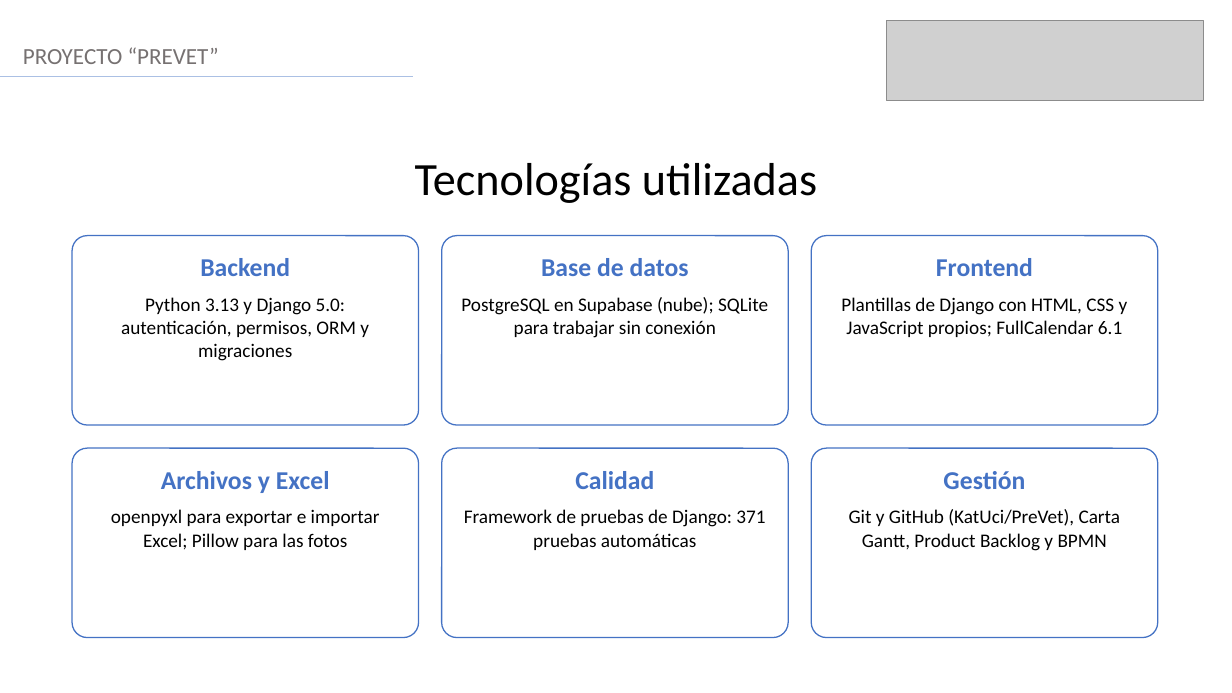
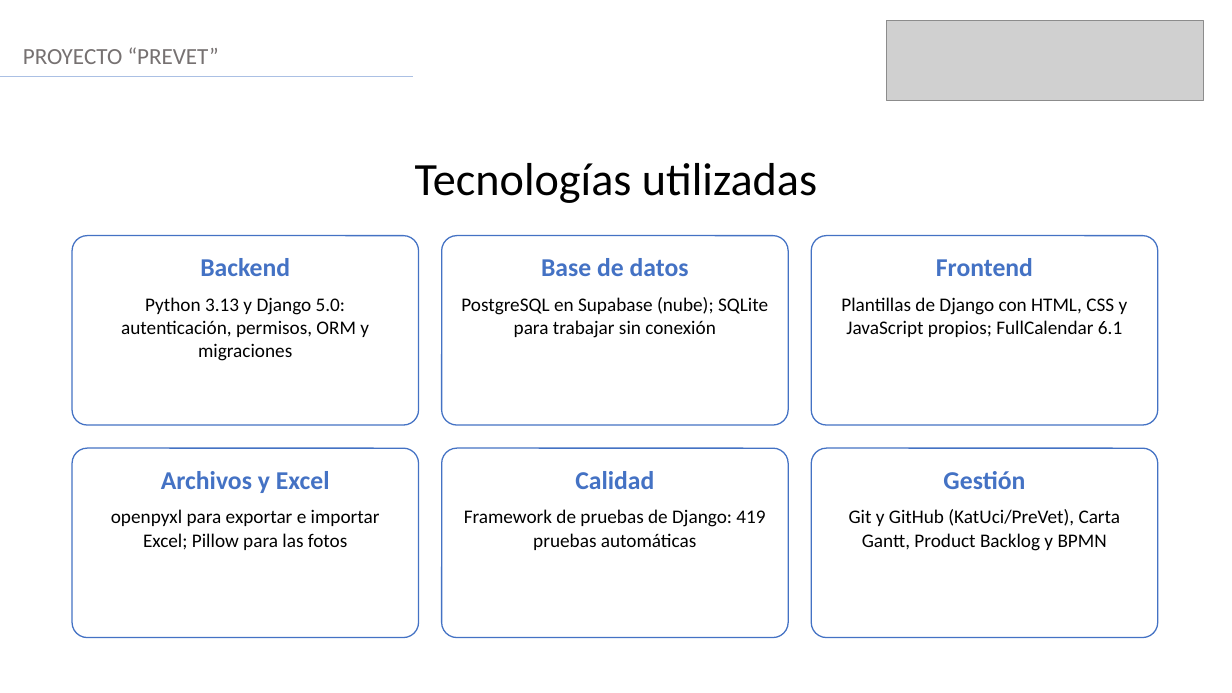
Before and after one commit to KatUci/PreVet, a slide deck: slide 14 of Fase 3/Evidencias Grupales/Presentación Final del proyecto (Español).pptx (slide 10 before the commit). Drawn at 1232x693 pixels with LibreOffice and Linux fonts; fonts in the diff are those of the drawing; grey boxes stand for pictures. Boxes give left, top, right and bottom in pixels: in the first picture for what was removed or moved away, otherwise in the second. Text is boxed around its words. In the diff, an @@ line names an element or a change of style, - is before the commit and + after.

```diff
--- a/Fase 3/Evidencias Grupales/Presentación Final del proyecto (Español).pptx
+++ b/Fase 3/Evidencias Grupales/Presentación Final del proyecto (Español).pptx
@@ text in rounded rectangle at [464, 509, 765, 550]: text changed @@
-Framework de pruebas de Django: 371 pruebas automáticas
+Framework de pruebas de Django: 419 pruebas automáticas
```
Also in this commit, not shown: 1 other slide changed, 8 slides added, 1 other file.
